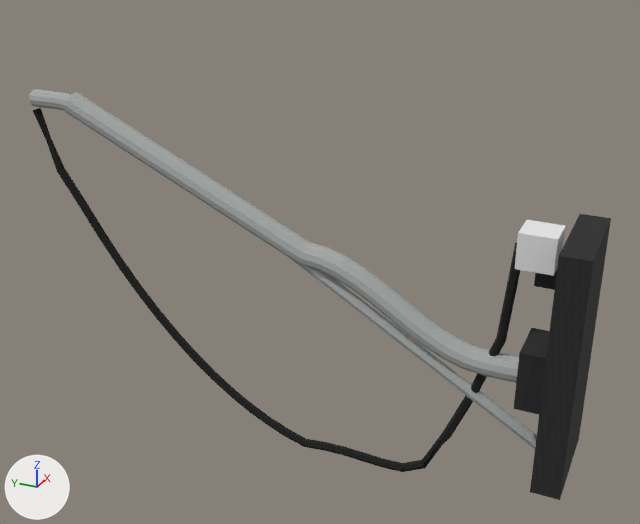
What one commit did to the OBJ model src/main/resources/assets/realgrid/models/block/pole_light_mount/arm_2_straight_wired.obj.
Before and after are seen from a camera (50 mm lens) standing at (-2.18, -1.24, 2.02) and looking at (0.56, -0.01, 0.65). Every picture has the same lights, and +X, +Y and +Z are marked at lower left. The picture after the commit comes second. Where no turn or scale is listed for an object, it has been applied to the vertices. Vertices at exactly the same position are counted once.

The first picture shows 'pole_light_mount_2_straight_wired'.
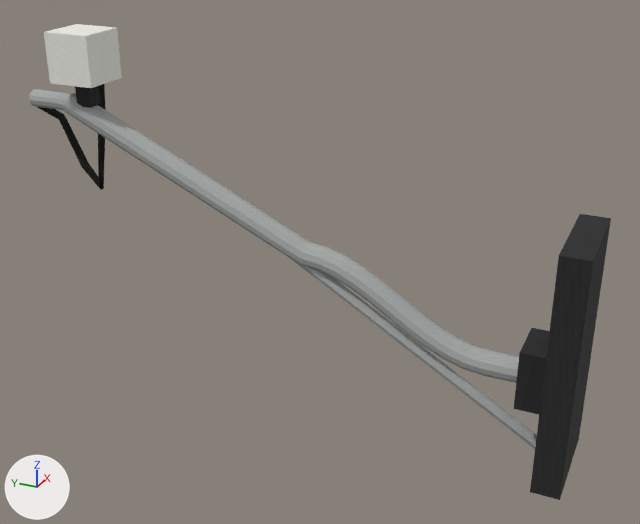
Changed parts and their boxes (x1, y1, x2, y2) in the pictures (640 x 524 px):
'pole_light_mount_2_straight_wired', reshaped (16% taller): before (29, 89, 611, 500); after (29, 24, 611, 500)
part 1 of me_pole_light_mount_2_straight_wired, added: after (75, 86, 101, 108)
part 2 of me_pole_light_mount_2_straight_wired, added: after (44, 24, 122, 88)
part 3 of me_pole_light_mount_2_straight_wired, added: after (37, 84, 106, 190)
part 4 of me_pole_light_mount_2_straight_wired, deleted: before (33, 108, 521, 472)
part 5 of me_pole_light_mount_2_straight_wired, deleted: before (514, 220, 565, 276)
part 6 of me_pole_light_mount_2_straight_wired, deleted: before (534, 270, 557, 290)

What the commit changed:
me_pole_light_mount_2_straight_wired is used by ob_pole_light_mount_2_straight_wired; location (0.0, 0.0, 0.0).
Verts and faces of me_pole_light_mount_2_straight_wired; kept vertices keep their numbers, new ones are numbered from 428.
Before the commit, vertices of me_pole_light_mount_2_straight_wired: 24 (0.47, -0.9, 0.81), 25 (0.53, -0.9, 0.81), 264 (0.47, -0.9, 0.75), 265 (0.53, -0.9, 0.75), 266 (0.53, -0.81, 0.75).
Before the commit, vertices of me_pole_light_mount_2_straight_wired: 267 (0.47, -0.81, 0.75) at pixel (534, 286), 268 (0.47, -0.81, 0.81), 269 (0.53, -0.81, 0.81).
me_pole_light_mount_2_straight_wired had 428 vertices, 395 faces and spanned x 0.31..0.69, y -1.0..1.2, z -0.15..1.2.
me_pole_light_mount_2_straight_wired now has 316 vertices, 281 faces and spans x 0.31..0.69, y -1.0..1.2, z 0.06..1.44.
me_pole_light_mount_2_straight_wired part 1: a new loose piece, a box spanning x 0.469..0.531, y 0.896..0.959, z 1.155..1.249, in mat_clamp (picture img_pole_light_mount_clamp).
me_pole_light_mount_2_straight_wired part 2: a new loose piece, a box spanning x 0.41..0.59, y 0.83..1.02, z 1.25..1.44, in mat_porcelain (its picture is missing).
me_pole_light_mount_2_straight_wired part 3: a new loose piece of 36 vertices spanning x 0.49..0.61, y 0.91..1.2, z 0.78..1.38, in mat_cable (picture img_pole_light_mount_cable).
me_pole_light_mount_2_straight_wired part 4: the loose piece of 150 vertices spanning x 0.48..0.52, y -0.77..1.2, z -0.15..1.12 is deleted.
me_pole_light_mount_2_straight_wired part 5: the loose piece of 8 vertices spanning x 0.44..0.56, y -0.87..-0.75, z 0.81..0.94 is deleted.
Part 6, on me_pole_light_mount_2_straight_wired:
Vertices deleted: 264 to 269 (with the faces that use them).
